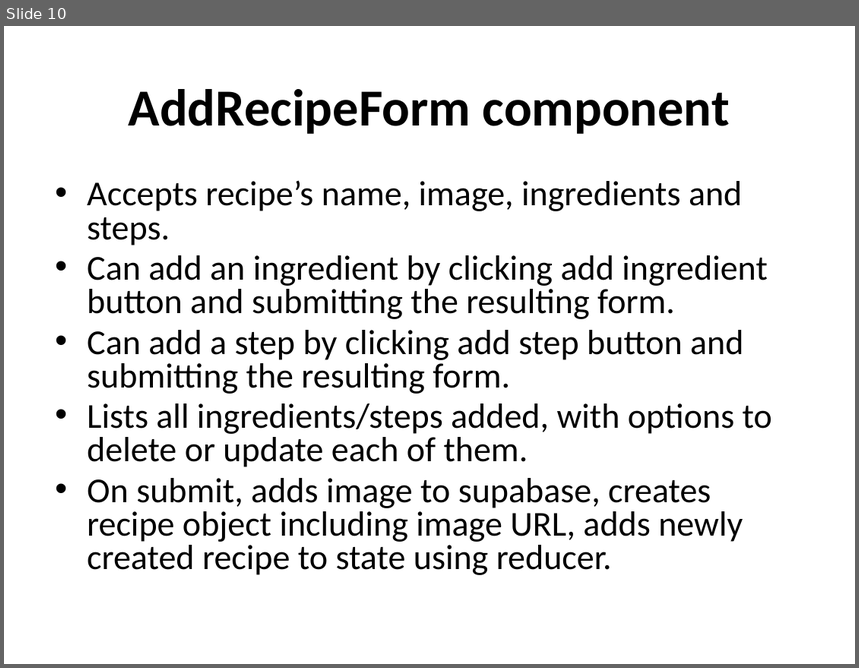
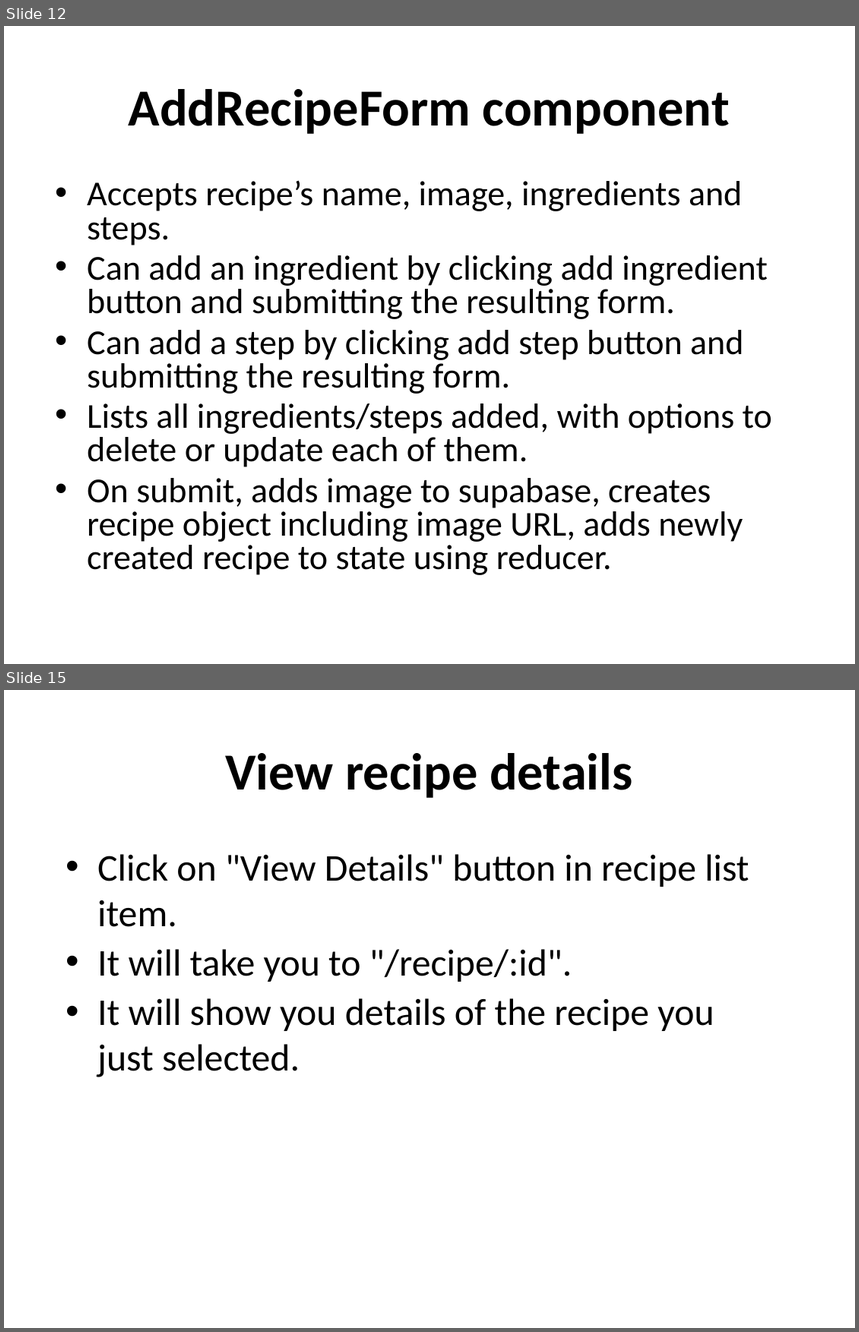
Before and after one commit to RamandeepChamba/recipe-book, a slide deck: readme.pptx. Shown one above the other, each under a label of ours: slide 10 before the commit, slides 12 and 15 after it; the slides between them are not shown. The pictures are 859x668 and 859x1332 pixels, drawn with LibreOffice and Linux fonts; fonts in the diff are those of the drawing. Boxes give left, top, right and bottom in pixels: in the first picture for what was removed or moved away, otherwise in the second. Text is boxed around its words. In the diff, an @@ line names an element or a change of style, - is before the commit and + after.

```diff
--- a/readme.pptx
+++ b/readme.pptx
@@ slide 15 added at (4, 690, 855, 1328), background #FFFFFF @@
@@ title added at (226, 753, 633, 798), 44 pt, text #000000, bold @@
+View recipe details
@@ text added at (97, 854, 749, 1078), 32 pt, text #000000 @@
+• Click on "View Details" button in recipe list item.
+• It will take you to "/recipe/:id".
+• It will show you details of the recipe you just selected.
@@ what was slide 10 is now slide 12 @@
```
Also in this commit, not shown: 3 slides changed, 9 other slides added.
